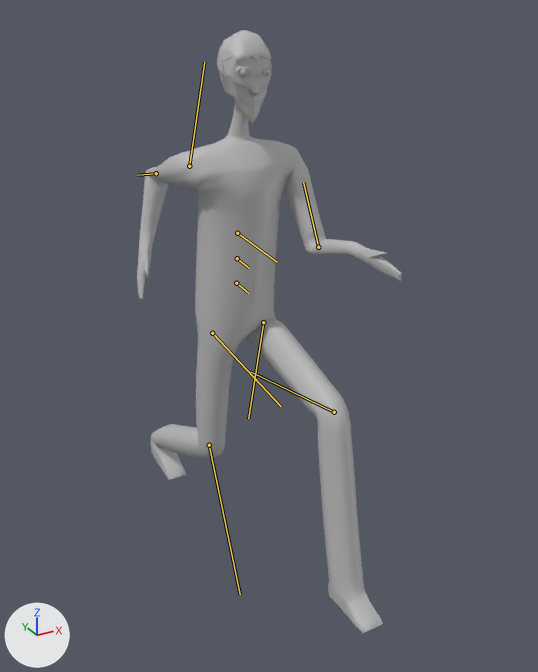
One commit to the FBX model Assets/Animation/Run_A.fbx: the scene before it, then after it.
Camera for both pictures: a 50 mm lens placed at (-0.0579, -0.1179, 0.1029), pointed at (0.0032, -0.0068, 0.0474). Every picture has the same lights, and +X, +Y and +Z are marked at lower left. Both versions are drawn at frame 18 of the action 'Take 001'; the numbers are the values there. The bones that change are drawn over the model as lines.

Objects in the first picture: 'charater'.
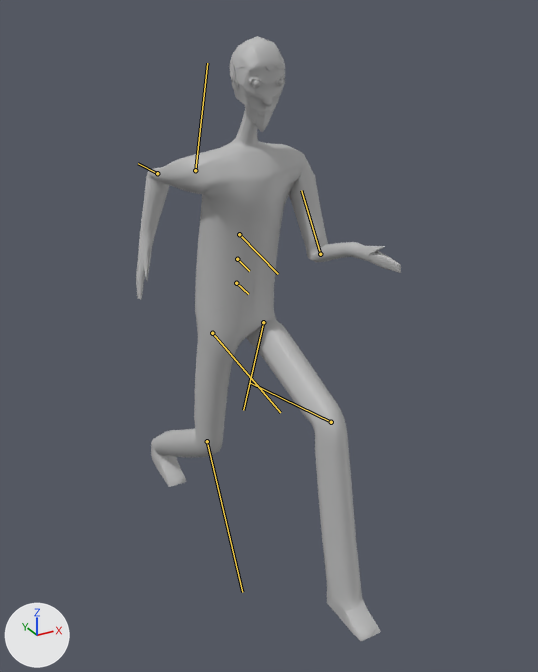
Boxes (x1, y1, x2, y2) around the edits, measured in the pictures (538 x 672 px):
'charater', posed: before (137, 30, 402, 633); after (136, 36, 401, 641)
bone 'QuickRigCharacter_LeftUpLeg', root to tip: before (263, 322) to (248, 418); after (263, 322) to (243, 410)
bone 'QuickRigCharacter_LeftLeg', root to tip: before (334, 412) to (251, 372); after (331, 422) to (249, 382)
bone 'QuickRigCharacter_RightUpLeg', root to tip: before (212, 333) to (281, 406); after (212, 333) to (280, 412)
bone 'QuickRigCharacter_RightLeg', root to tip: before (209, 445) to (240, 594); after (207, 441) to (242, 592)
bone 'QuickRigCharacter_Spine', root to tip: before (236, 283) to (248, 293); after (236, 283) to (248, 294)
bone 'QuickRigCharacter_Spine1', root to tip: before (237, 258) to (249, 268); after (237, 259) to (249, 271)
bone 'QuickRigCharacter_Spine2', root to tip: before (237, 233) to (277, 262); after (239, 234) to (278, 274)
bone 'QuickRigCharacter_LeftForeArm', root to tip: before (318, 247) to (303, 182); after (320, 254) to (301, 190)
bone 'QuickRigCharacter_RightArm', root to tip: before (189, 166) to (204, 62); after (195, 170) to (207, 63)
bone 'QuickRigCharacter_RightForeArm', root to tip: before (156, 173) to (137, 175); after (157, 173) to (138, 163)

The change, as a list of edits to the scene's bpy script:
```text
Change bone_quickrigcharacter_leftupleg:
    where bone_quickrigcharacter_leftupleg = bpy.data.objects['Armature'].pose.bones['QuickRigCharacter_LeftUpLeg']  # child of 'QuickRigCharacter_Hips'
    bone_quickrigcharacter_leftupleg.rotation_quaternion: (0.805, 0.001, -0.001, -0.593) -> (0.833, 0.001, -0.001, -0.553)  # degrees (0, 0, -73) -> degrees (0, 0, -67)
Change bone_quickrigcharacter_leftleg:
    where bone_quickrigcharacter_leftleg = bpy.data.objects['Armature'].pose.bones['QuickRigCharacter_LeftLeg']  # child of 'QuickRigCharacter_LeftUpLeg'
    bone_quickrigcharacter_leftleg.rotation_quaternion: (0.856, 0.0, -0.002, 0.517) -> (0.883, 0.0, -0.002, 0.469)  # degrees (0, 0, 62) -> degrees (0, 0, 56)
Change bone_quickrigcharacter_rightupleg:
    where bone_quickrigcharacter_rightupleg = bpy.data.objects['Armature'].pose.bones['QuickRigCharacter_RightUpLeg']  # child of 'QuickRigCharacter_Hips'
    bone_quickrigcharacter_rightupleg.rotation_quaternion: (0.998, 0.0, -0.001, 0.065) -> (0.996, 0.001, -0.001, 0.088)  # degrees (0, 0, 7) -> degrees (0, 0, 10)
Change bone_quickrigcharacter_rightleg:
    where bone_quickrigcharacter_rightleg = bpy.data.objects['Armature'].pose.bones['QuickRigCharacter_RightLeg']  # child of 'QuickRigCharacter_RightUpLeg'
    bone_quickrigcharacter_rightleg.rotation_quaternion: (0.881, 0.0, -0.002, 0.473) -> (0.909, -0.001, -0.002, 0.417)  # degrees (0, 0, 57) -> degrees (0, 0, 49)
Change bone_quickrigcharacter_spine:
    where bone_quickrigcharacter_spine = bpy.data.objects['Armature'].pose.bones['QuickRigCharacter_Spine']  # child of 'QuickRigCharacter_Hips'
    bone_quickrigcharacter_spine.rotation_quaternion: (1.0, 0.0, 0.0, 0.014) -> (0.999, 0.0, 0.0, 0.042)  # degrees (0, 0, 2) -> degrees (0, 0, 5)
Change bone_quickrigcharacter_spine1:
    where bone_quickrigcharacter_spine1 = bpy.data.objects['Armature'].pose.bones['QuickRigCharacter_Spine1']  # child of 'QuickRigCharacter_Spine'
    bone_quickrigcharacter_spine1.rotation_quaternion: (1.0, 0.0, 0.0, 0.009) -> (1.0, 0.0, 0.0, 0.028)  # degrees (0, 0, 1) -> degrees (0, 0, 3)
Change bone_quickrigcharacter_spine2:
    where bone_quickrigcharacter_spine2 = bpy.data.objects['Armature'].pose.bones['QuickRigCharacter_Spine2']  # child of 'QuickRigCharacter_Spine1'
    bone_quickrigcharacter_spine2.rotation_quaternion: (1.0, 0.0, 0.0, 0.009) -> (1.0, 0.0, 0.0, 0.028)  # degrees (0, 0, 1) -> degrees (0, 0, 3)
Change bone_quickrigcharacter_leftforearm:
    where bone_quickrigcharacter_leftforearm = bpy.data.objects['Armature'].pose.bones['QuickRigCharacter_LeftForeArm']  # child of 'QuickRigCharacter_LeftArm'
    bone_quickrigcharacter_leftforearm.rotation_quaternion: (0.808, 0.0, 0.0, 0.589) -> (0.73, 0.0, 0.0, 0.683)  # degrees (0, 0, 72) -> degrees (0, 0, 86)
Change bone_quickrigcharacter_rightarm:
    where bone_quickrigcharacter_rightarm = bpy.data.objects['Armature'].pose.bones['QuickRigCharacter_RightArm']  # child of 'QuickRigCharacter_RightShoulder'
    bone_quickrigcharacter_rightarm.rotation_quaternion: (0.622, 0.327, -0.507, -0.498) -> (0.639, 0.317, -0.532, -0.456)  # degrees (73, -18, -91) -> degrees (75, -23, -89)
Change bone_quickrigcharacter_rightforearm:
    where bone_quickrigcharacter_rightforearm = bpy.data.objects['Armature'].pose.bones['QuickRigCharacter_RightForeArm']  # child of 'QuickRigCharacter_RightArm'
    bone_quickrigcharacter_rightforearm.rotation_quaternion: (0.73, 0.0, 0.0, 0.683) -> (0.784, 0.0, 0.0, 0.621)  # degrees (0, 0, 86) -> degrees (0, 0, 77)
```
